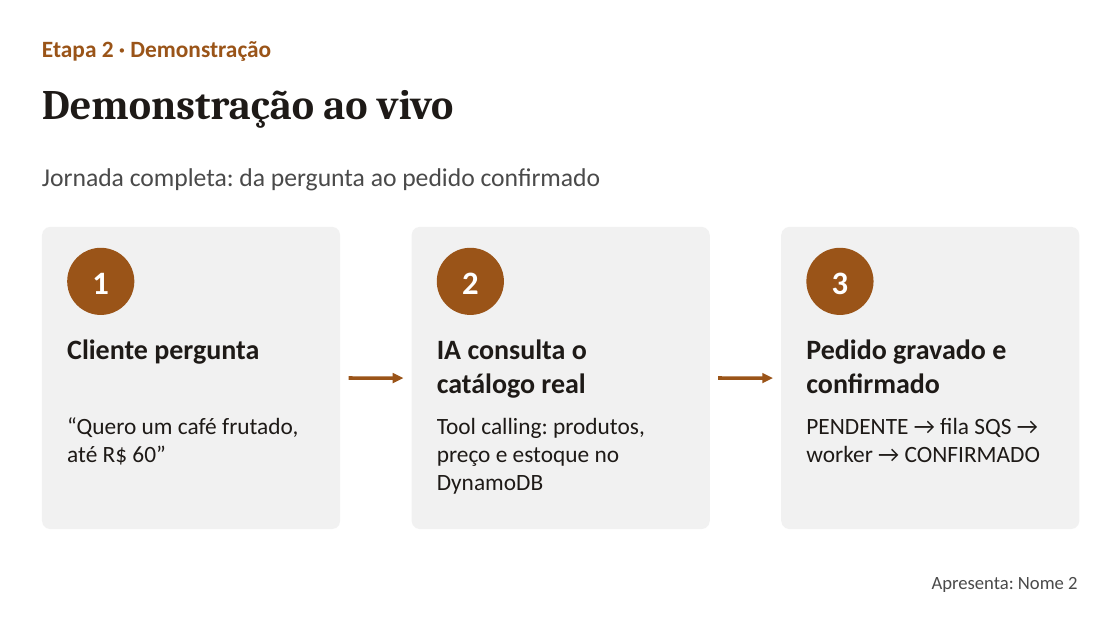
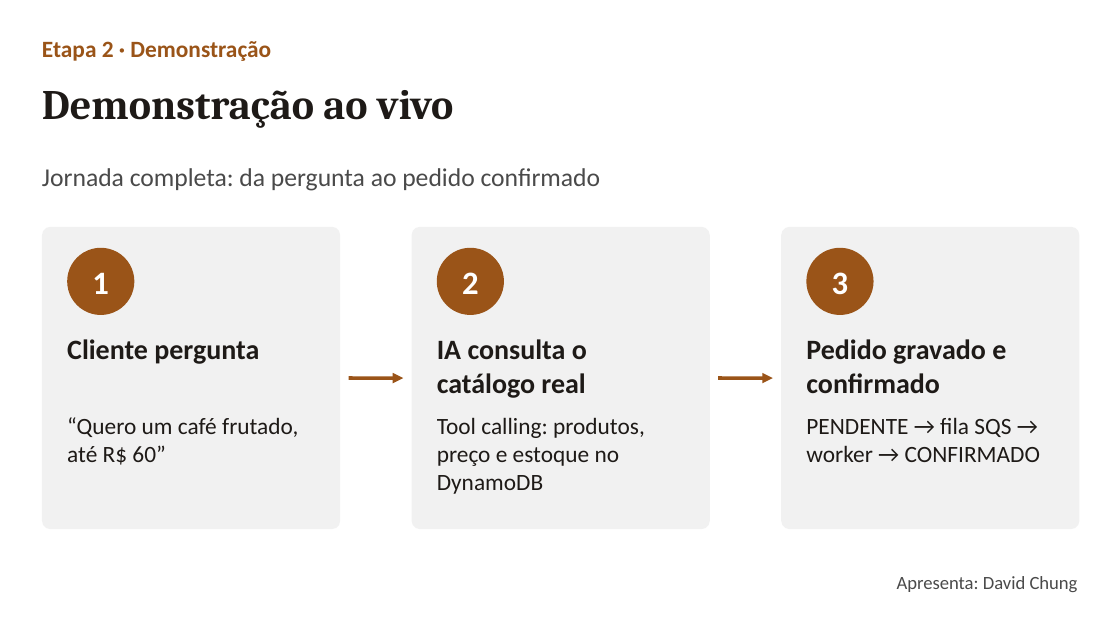
Before and after one commit to FelipeSuarez1/comercio-conversacional-aws, a slide deck: slide 5 of apresentacao/apresentacao-video.pptx. Drawn at 1120x630 pixels with LibreOffice and Linux fonts; fonts in the diff are those of the drawing. Boxes give left, top, right and bottom in pixels: in the first picture for what was removed or moved away, otherwise in the second. Text is boxed around its words. In the diff, an @@ line names an element or a change of style, - is before the commit and + after.

```diff
--- a/apresentacao/apresentacao-video.pptx
+++ b/apresentacao/apresentacao-video.pptx
@@ text at bbox=[897, 576, 1078, 592]: text changed @@
-Apresenta: Nome 2
+Apresenta: David Chung
```
Also in this commit, not shown: 8 other slides changed, 1 other file.
